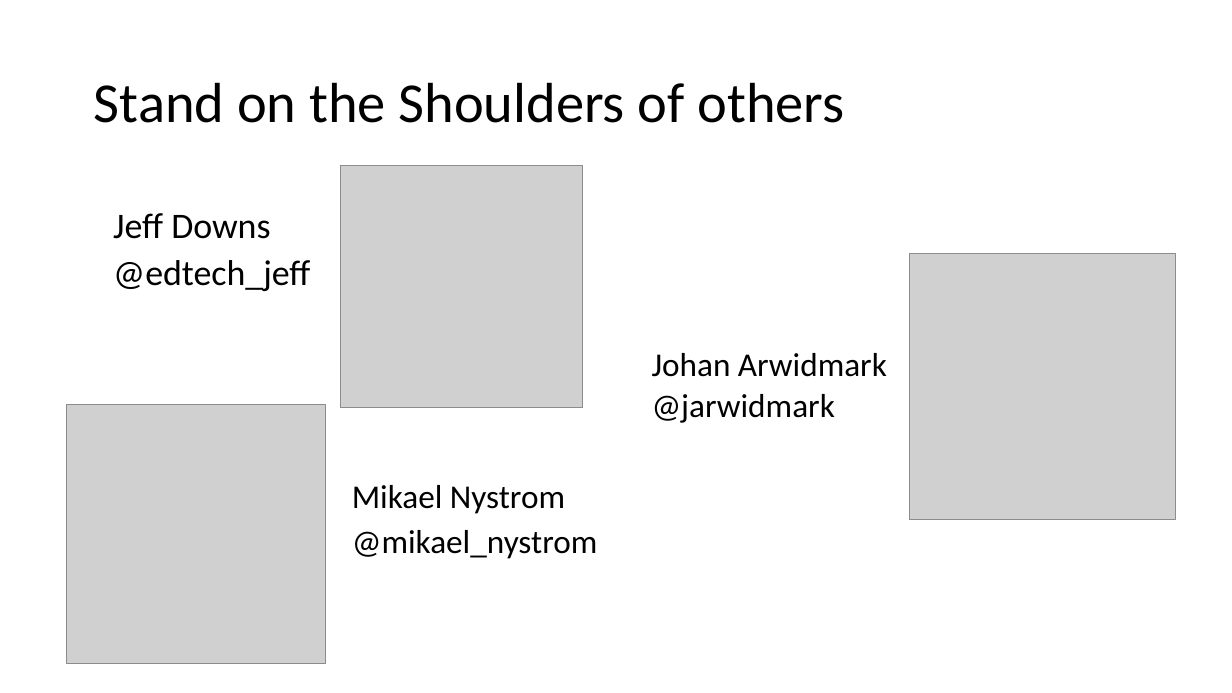
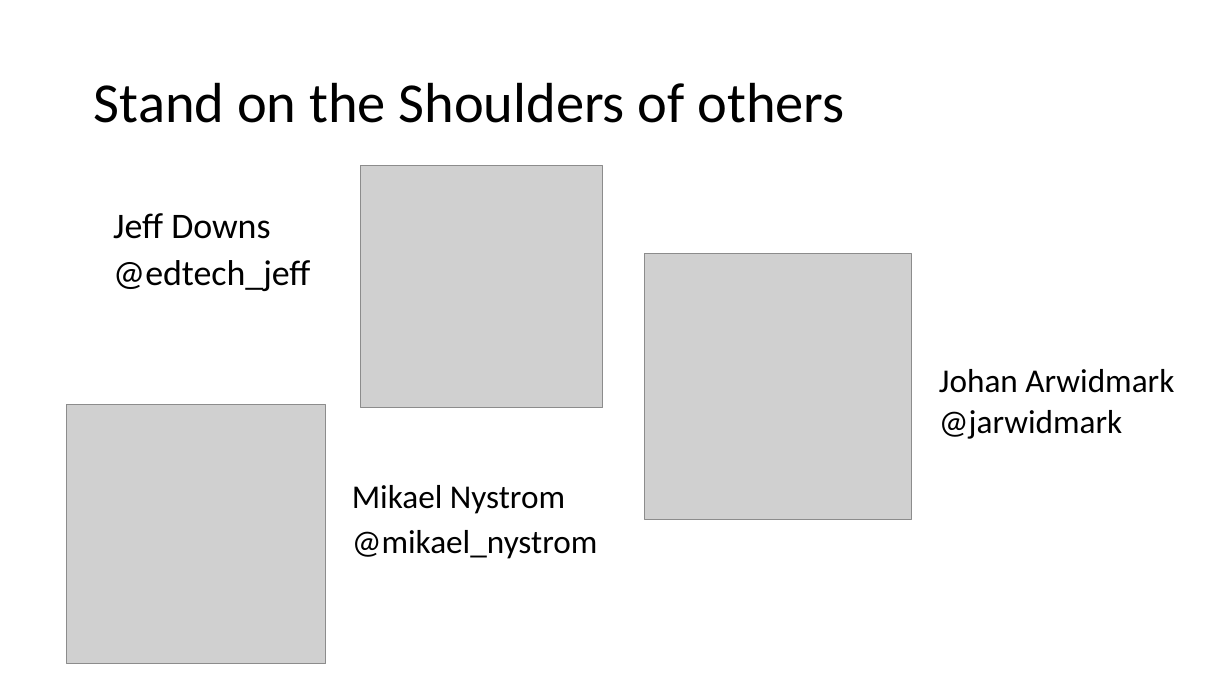
Before and after one commit to fydexx/HECC-2018, a slide deck: slide 3 of Deploying Windows 10 With MDT - Intro Slides.pptx. Drawn at 1232x693 pixels with LibreOffice and Linux fonts; fonts in the diff are those of the drawing; grey boxes stand for pictures. Boxes give left, top, right and bottom in pixels: in the first picture for what was removed or moved away, otherwise in the second. Text is boxed around its words. In the diff, an @@ line names an element or a change of style, - is before the commit and + after.

```diff
--- a/Deploying Windows 10 With MDT - Intro Slides.pptx
+++ b/Deploying Windows 10 With MDT - Intro Slides.pptx
@@ picture moved from (x1=340, y1=165, x2=582, y2=408) to (x1=360, y1=165, x2=603, y2=408) @@
@@ picture moved from (x1=909, y1=253, x2=1176, y2=519) to (x1=645, y1=253, x2=911, y2=519) @@
@@ text "Johan Arwidmark" moved from (x1=652, y1=353, x2=887, y2=423) to (x1=939, y1=369, x2=1174, y2=439) @@
```
Also in this commit, not shown: 1 slide added, 1 other file.
